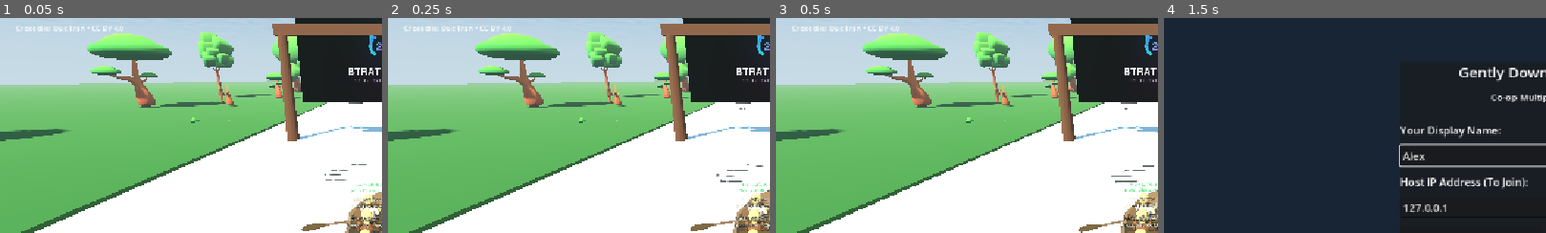
Above: before the commit, frames 1-4 (left to right).
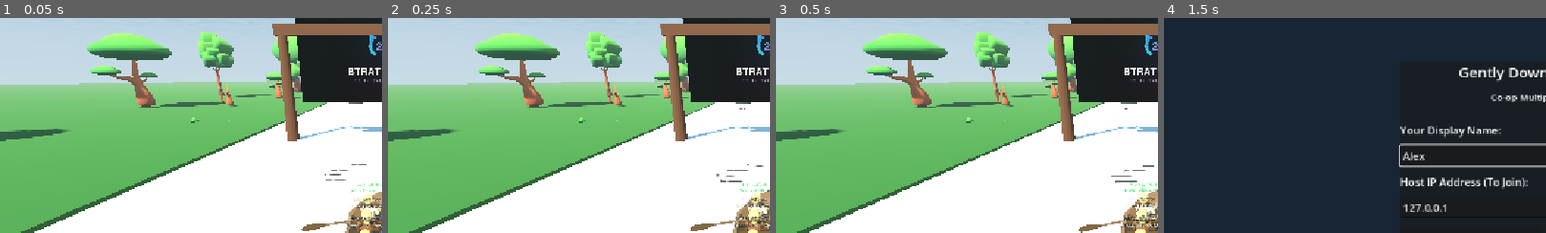
Above: after the commit, the same moments.

Repository: Calpringles/StrathPlay-StrathHack26-team-6
Game: Godot game, scene res://river.tscn
Same seed, same stepped clock (60 frames per second), same inputs: the game is played once before the commit and once after it. This scene is started directly instead of the project's main scene.
Inputs (mouse positions are % of the whole screen's width and height, from its top left):
- Up to frame 1 (0.05 s): no input
- Up to frame 2 (0.25 s): no input
- Up to frame 3 (0.5 s): no input
- Up to frame 4 (1.5 s): click "Leave to Lobby" at 0.5 s; click (50, 44) at 1.27 s; type "Alex" at 1.35 s
The pictures show only the part of the screen within x 0-50%, y 12-62%; the shares and areas given below are measured in that part.

The runs differ from the first frame. In frame 1, 0.3% of the frame differs, in the area x 4-33%, y 3-7%; in frame 2, 0.3%; in frame 3, 0.3%; in frame 4, nothing differs.

Commit message:
rowing power inc
increased rowing power and made character face you in waiting screen

Diff:
--- a/gently-down-the-stream/boat.gd
+++ b/gently-down-the-stream/boat.gd
@@ -11,12 +11,12 @@
 @export_range(0, 5) var local_seat: int = 0
 
 @export_group("Rowing Physics")
-@export var stroke_power: float = 2.4
-@export var turn_power: float = 0.45
+@export var stroke_power: float = 2.8
+@export var turn_power: float = 0.85
 @export var current_speed: float = 0.8
 @export var water_drag_longitudinal: float = 0.65
-@export var water_drag_lateral: float = 3.6
-@export var turn_drag: float = 2.8
+@export var water_drag_lateral: float = 4.2
+@export var turn_drag: float = 2.0
 @export_range(0.1, 2.0) var stroke_duration: float = 0.55
 @export var sync_window: float = 0.22
 @export var sync_boost: float = 0.25
--- a/gently-down-the-stream/networking/Lobby.gd
+++ b/gently-down-the-stream/networking/Lobby.gd
@@ -146,7 +146,7 @@
 		preview_rower.name = "PreviewRower"
 		preview_rower.scale = Vector3(0.85, 0.85, 0.85)
 		preview_rower.position = Vector3(0, 0, 0)
-		preview_rower.rotation_degrees.y = 15.0 # Slight initial angle
+		preview_rower.rotation_degrees.y = 180.0 # Face the preview camera.
 		preview_viewport.add_child(preview_rower)
 		CharacterCustomizer.apply_to_rower(preview_rower, current_customization)
 
--- a/gently-down-the-stream/river_chase.gd
+++ b/gently-down-the-stream/river_chase.gd
@@ -90,6 +90,8 @@
 	warning_panel = panel
 	panel.position = Vector2(24, 85)
 	panel.mouse_filter = Control.MOUSE_FILTER_IGNORE
+	# Attribution is kept in ASSET_CREDITS.md rather than the gameplay HUD.
+	panel.visible = false
 	river.hud_layer.add_child(panel)
 	var credit = Label.new()
 	credit.text = "Crocodile: Duc Tran • CC BY 4.0"
